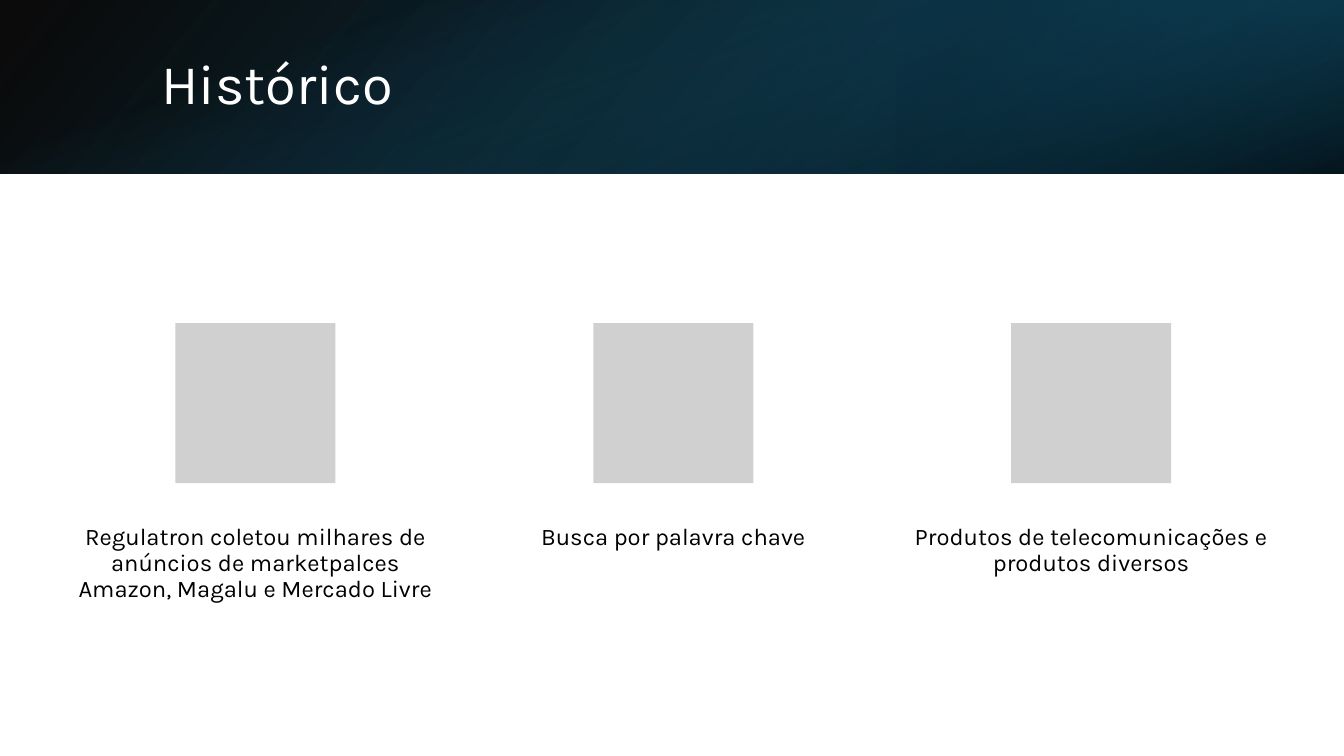
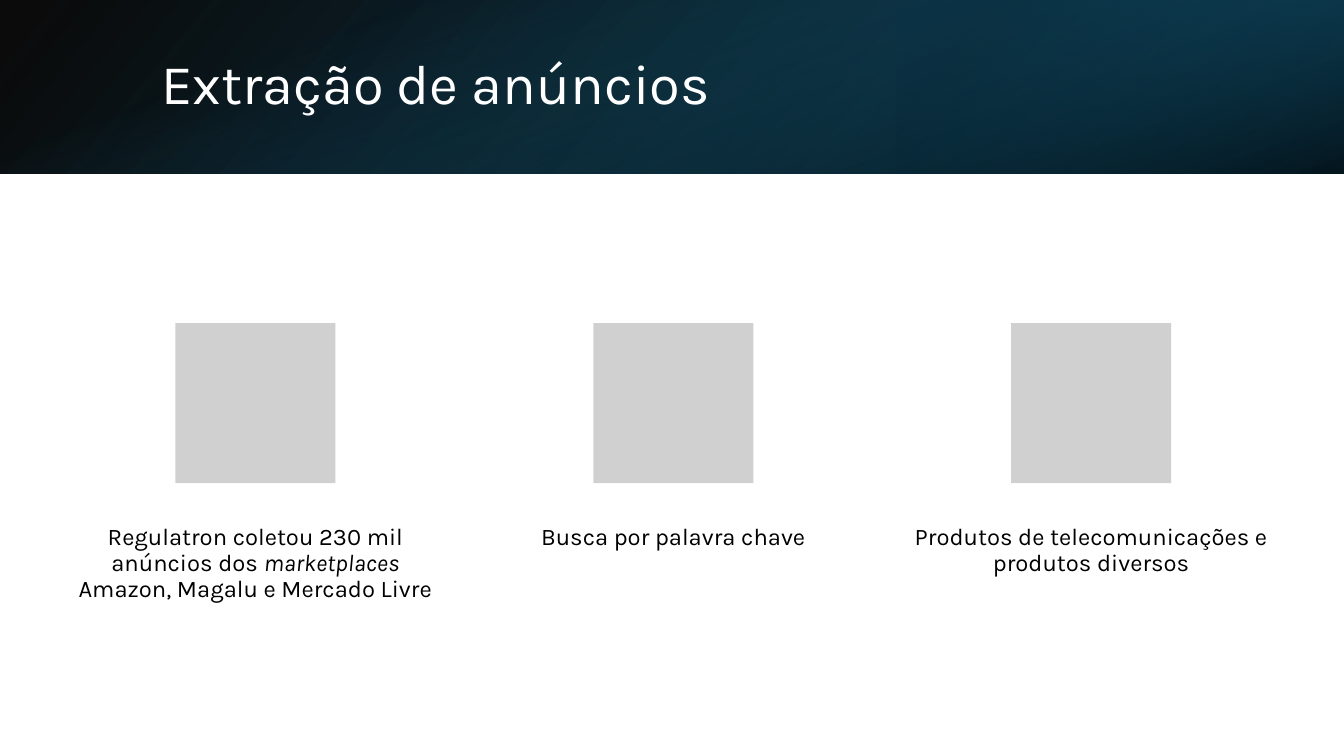
Before and after one commit to InovaFiscaliza/dados-pacp, a slide deck: slide 3 of sch/docs/Rotulagem de Anúncios.pptx. Drawn at 1344x756 pixels with LibreOffice and Linux fonts; fonts in the diff are those of the drawing; grey boxes stand for pictures. Boxes give left, top, right and bottom in pixels: in the first picture for what was removed or moved away, otherwise in the second. Text is boxed around its words. In the diff, an @@ line names an element or a change of style, - is before the commit and + after.

```diff
--- a/sch/docs/Rotulagem de Anúncios.pptx
+++ b/sch/docs/Rotulagem de Anúncios.pptx
@@ title at [161,61,710,116]: text changed @@
-Histórico
+Extração de anúncios
@@ text at [79,528,432,603]: text changed @@
-Regulatron coletou milhares de anúncios de marketpalces Amazon, Magalu e Mercado Livre
+Regulatron coletou 230 mil anúncios dos marketplaces Amazon, Magalu e Mercado Livre
```
Also in this commit, not shown: 8 other slides changed, 4 slides added, 4 slides removed, 2 other files.
